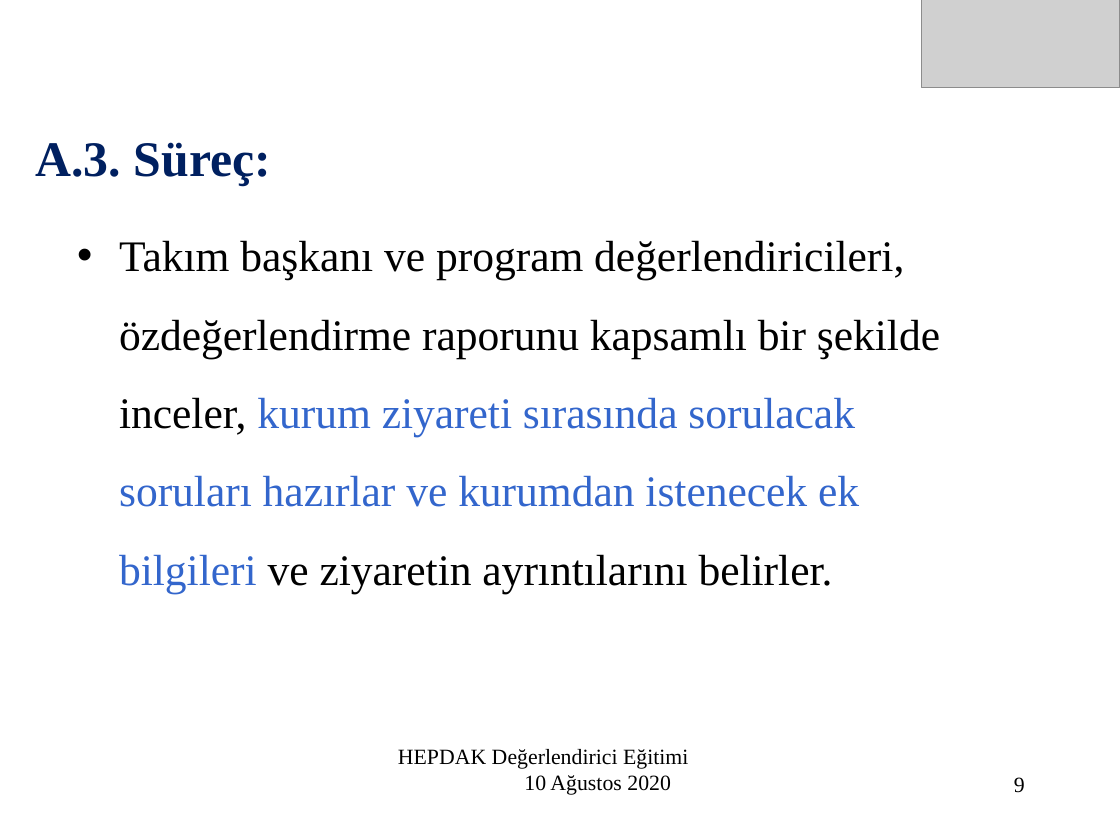
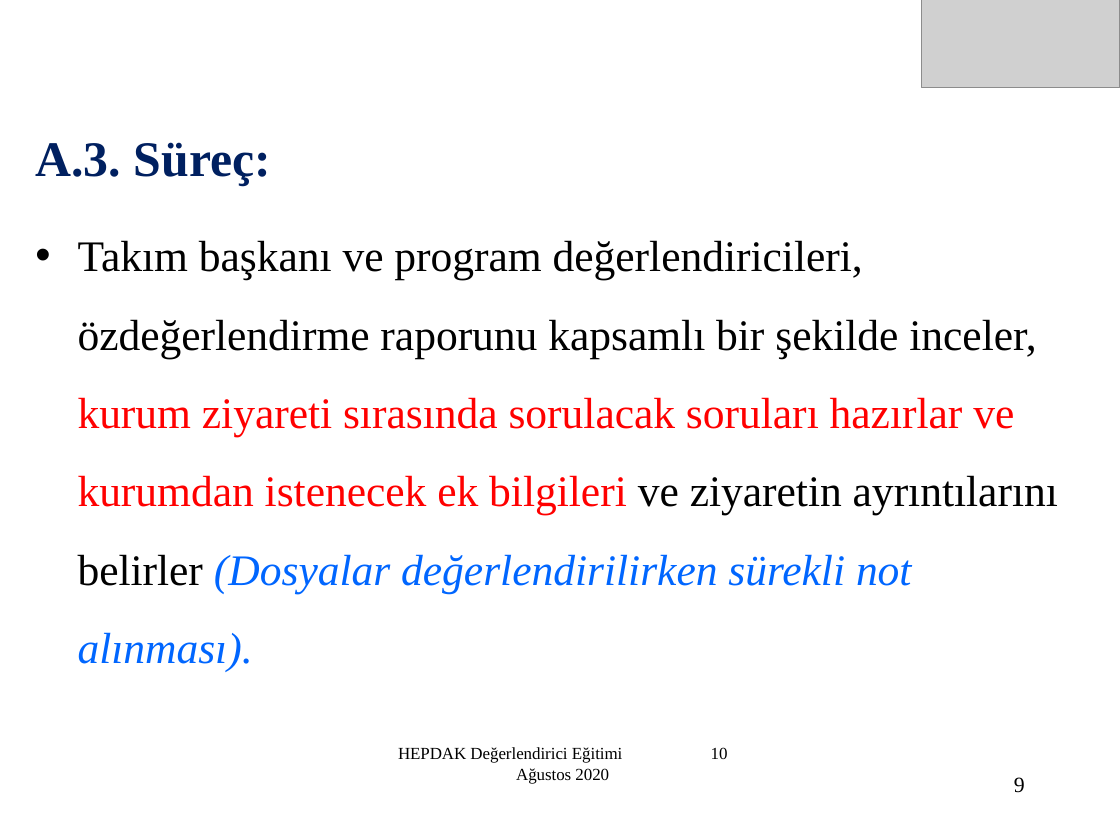
Before and after one commit to sametgolgeci/Hepdak-nextjs, a slide deck: slide 9 of public/doc/degerlendirici_egitim_5/5.ziyaret_oncesi_planlama.ppt. Drawn at 1120x840 pixels with LibreOffice and Linux fonts; fonts in the diff are those of the drawing; grey boxes stand for pictures. Boxes give left, top, right and bottom in pixels: in the first picture for what was removed or moved away, otherwise in the second. Text is boxed around its words. In the diff, an @@ line names an element or a change of style, - is before the commit and + after.

```diff
--- a/public/doc/degerlendirici_egitim_5/5.ziyaret_oncesi_planlama.ppt
+++ b/public/doc/degerlendirici_egitim_5/5.ziyaret_oncesi_planlama.ppt
@@ text at bbox=[78, 240, 1058, 672]: text changed @@
-• Takım başkanı ve program değerlendiricileri, özdeğerlendirme raporunu kapsamlı bir şekilde inceler, kurum ziyareti sırasında sorulacak soruları hazırlar ve kurumdan istenecek ek bilgileri ve ziyaretin ayrıntılarını belirler.
+• Takım başkanı ve program değerlendiricileri, özdeğerlendirme raporunu kapsamlı bir şekilde inceler, kurum ziyareti sırasında sorulacak soruları hazırlar ve kurumdan istenecek ek bilgileri ve ziyaretin ayrıntılarını belirler (Dosyalar değerlendirilirken sürekli not alınması).
@@ text "HEPDAK Değerlendirici Eğitimi 10 Ağustos ..." at bbox=[398, 747, 623, 784]: size 14 to 10.8 pt @@
```
Also in this commit, not shown: 36 other slides changed, 1 slide removed, 1 other file.
